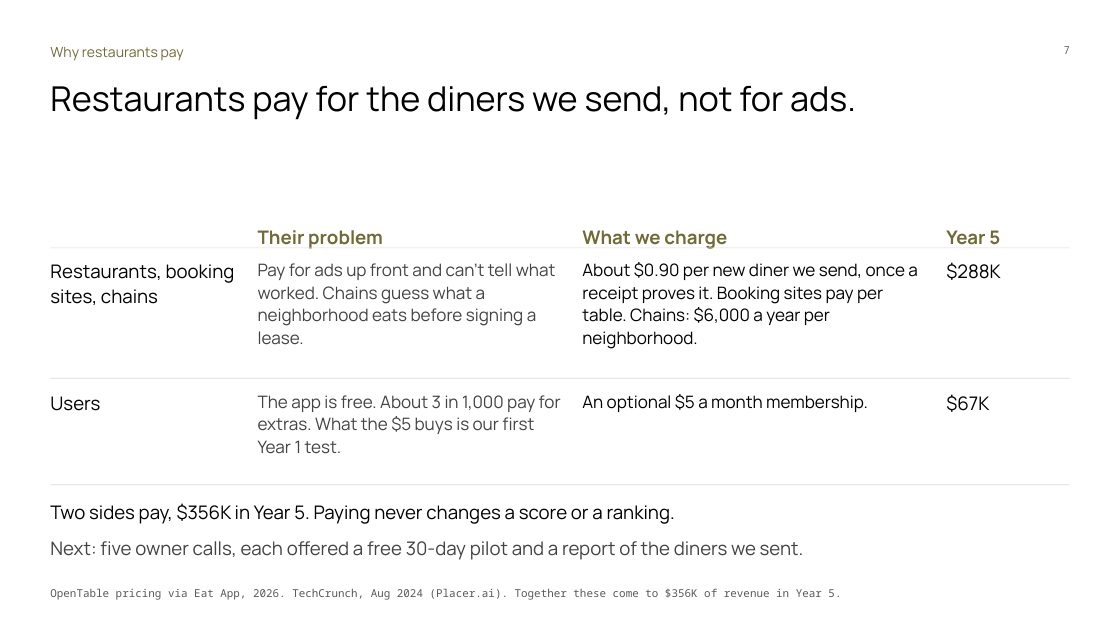
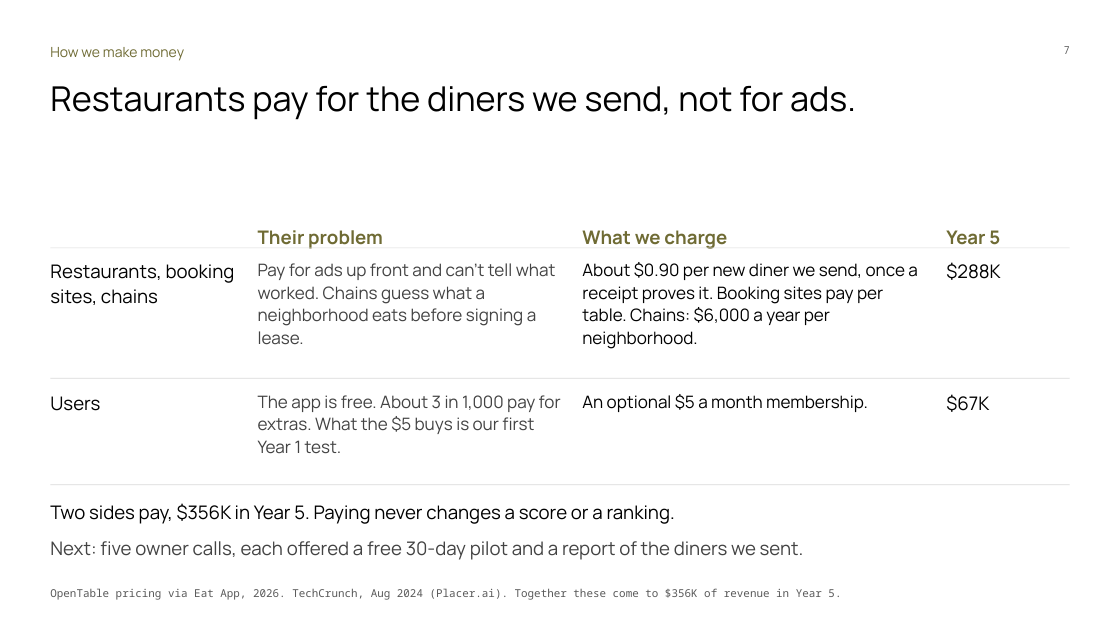
Before and after one commit to Dinguusto/Alex-s-workout-app, a slide deck: slide 7 of ENTR_4501_Gate_2_deck_readable.pptx. Drawn at 1120x630 pixels with LibreOffice and Linux fonts; fonts in the diff are those of the drawing. Boxes give left, top, right and bottom in pixels: in the first picture for what was removed or moved away, otherwise in the second. Text is boxed around its words. In the diff, an @@ line names an element or a change of style, - is before the commit and + after.

```diff
--- a/ENTR_4501_Gate_2_deck_readable.pptx
+++ b/ENTR_4501_Gate_2_deck_readable.pptx
@@ text at box(50, 47, 184, 61): text changed @@
-Why restaurants pay
+How we make money
```
Also in this commit, not shown: 7 other slides changed, 2 slides added.
